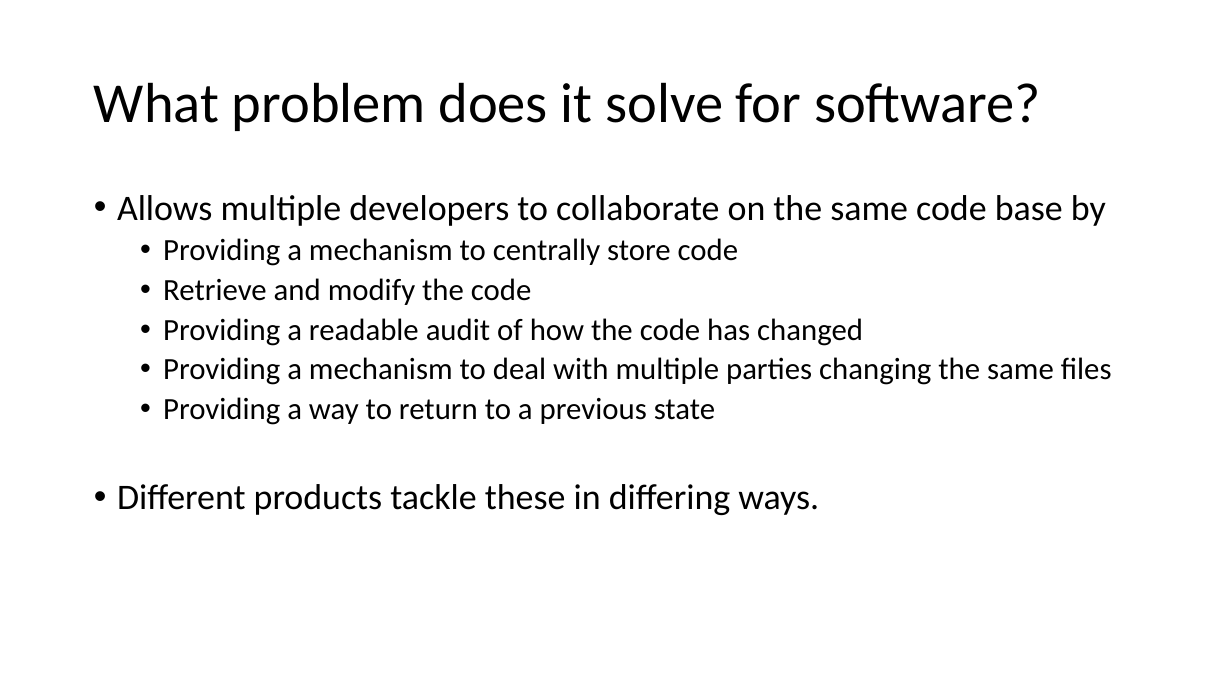
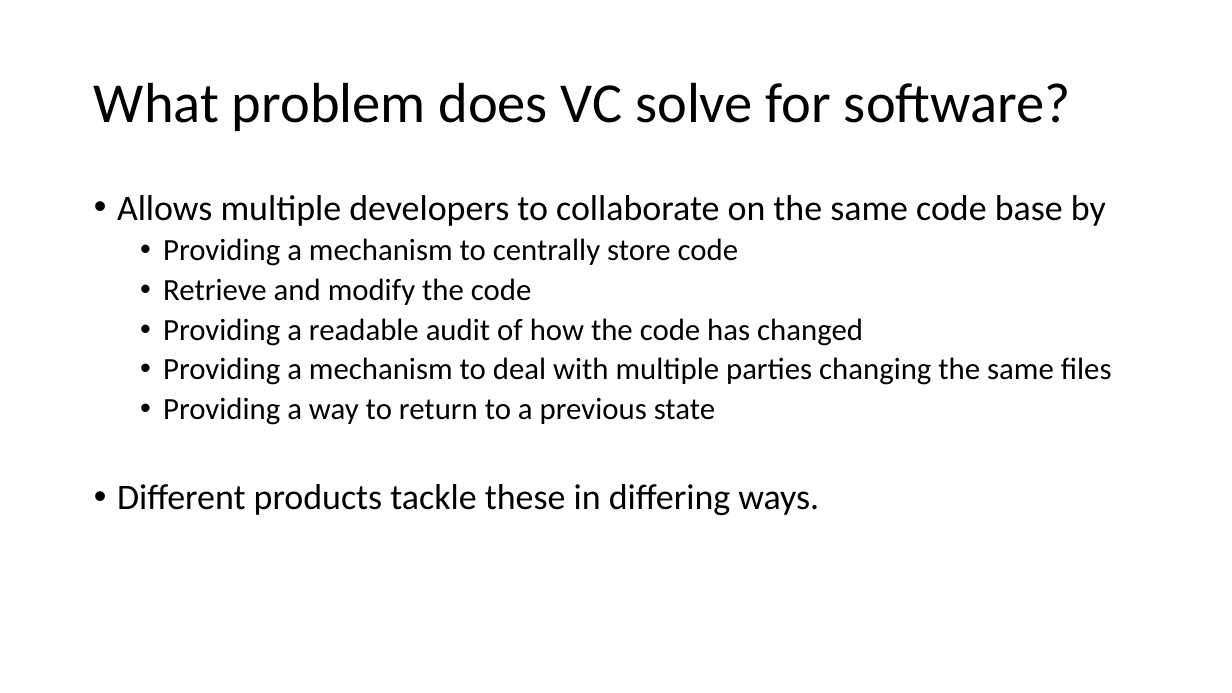
Before and after one commit to milodotnet/bootcamp, a slide deck: slide 11 of SourceControlPresentation.pptx (slide 5 before the commit). Drawn at 1232x693 pixels with LibreOffice and Linux fonts; fonts in the diff are those of the drawing. Boxes give left, top, right and bottom in pixels: in the first picture for what was removed or moved away, otherwise in the second. Text is boxed around its words. In the diff, an @@ line names an element or a change of style, - is before the commit and + after.

```diff
--- a/SourceControlPresentation.pptx
+++ b/SourceControlPresentation.pptx
@@ title at box(94, 82, 1071, 131): text changed @@
-What problem does it solve for software?
+What problem does VC solve for software?
```
Also in this commit, not shown: 18 other slides changed, 52 slides added, 9 slides removed.
